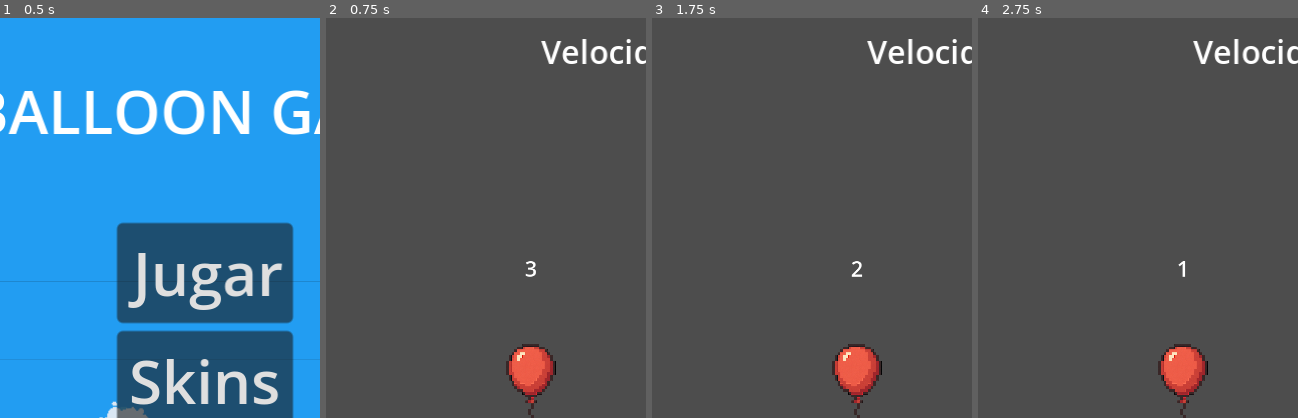
Above: before the commit, frames 1-4 (left to right).
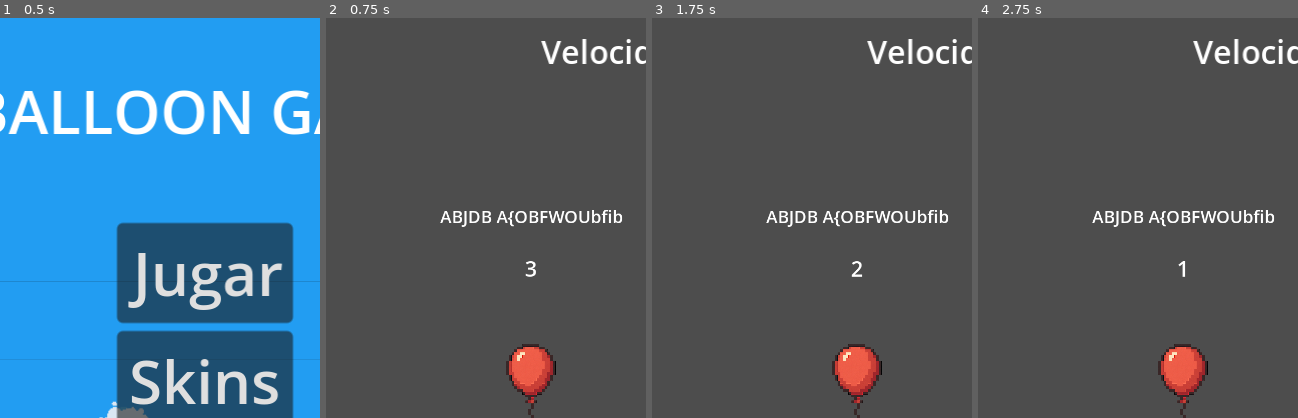
Above: after the commit, the same moments.

Repository: ALDAXITOALONE/BallonGame_Aldaxn_n_Bordoli
Game: Godot game, scene res://Escenas/menu.tscn
Same seed, same stepped clock (60 frames per second), same inputs: the game is played once before the commit and once after it. The project has no main scene, so this scene is started directly.
Inputs:
- Up to frame 1 (0.5 s): no input
- Up to frame 2 (0.75 s): click "Jugar" at 0.5 s
- Up to frame 3 (1.75 s): tap Enter at 1.25 s; hold Right (ui_right) from 1.28 s (still down); tap Space at 1.52 s
- Up to frame 4 (2.75 s): tap Space at 2, 2.27 s; release Right (ui_right) at 2.03 s; hold Left (ui_left) from 2.03 s (still down)
The pictures show only the part of the screen within x 18-68%, y 5-55%; the shares and areas given below are measured in that part.

Frame 1 is identical in both runs. In frame 2, 0.9% of the frame differs, in the area x 35-93%, y 48-53%; in frame 3, 0.9%; in frame 4, 0.9%.

Commit message:
Actualizacion

Diff:
--- a/Escenas/Niveles/nivel1.tscn
+++ b/Escenas/Niveles/nivel1.tscn
@@ -106,7 +106,7 @@
 position = Vector2(614, 667)
 
 [node name="Objeto2" parent="." instance=ExtResource("7_jwm0d")]
-position = Vector2(404, 132)
+position = Vector2(403, 132)
 
 [node name="Objeto3" parent="." instance=ExtResource("7_jwm0d")]
 position = Vector2(503, -338)
@@ -135,8 +135,8 @@
 
 [node name="Sprite2D" type="Sprite2D" parent="ParallaxBackground/ParallaxLayer"]
 texture_filter = 1
-position = Vector2(483.5, 655.75)
-scale = Vector2(1.12806, 1.53164)
+position = Vector2(301.5, 409.75)
+scale = Vector2(0.83702, 0.63164)
 texture = ExtResource("7_oncl5")
 
 [connection signal="area_entered" from="Area2D" to="Jugador" method="_on_area_2d_area_entered"]
--- a/Escenas/Niveles/nivel2.tscn
+++ b/Escenas/Niveles/nivel2.tscn
@@ -118,7 +118,7 @@
 position = Vector2(546, -74)
 
 [node name="CollisionShape2D" type="CollisionShape2D" parent="Area2D"]
-position = Vector2(11, -2053)
+position = Vector2(7, -2095)
 shape = SubResource("RectangleShape2D_3cpvv")
 
 [node name="TileMap" type="TileMap" parent="."]
@@ -135,8 +135,8 @@
 
 [node name="Sprite2D" type="Sprite2D" parent="ParallaxBackground/ParallaxLayer"]
 texture_filter = 1
-position = Vector2(483.5, 655.75)
-scale = Vector2(1.12806, 1.53164)
+position = Vector2(301.5, 409.75)
+scale = Vector2(0.83702, 0.63164)
 texture = ExtResource("7_gkqd0")
 
 [connection signal="area_entered" from="Area2D" to="Jugador" method="_on_area_2d_area_entered"]
--- a/Escenas/Niveles/nivel3.tscn
+++ b/Escenas/Niveles/nivel3.tscn
@@ -151,8 +151,8 @@
 
 [node name="Sprite2D" type="Sprite2D" parent="ParallaxBackground/ParallaxLayer"]
 texture_filter = 1
-position = Vector2(483.5, 655.75)
-scale = Vector2(1.12806, 1.53164)
+position = Vector2(301.5, 409.75)
+scale = Vector2(0.83702, 0.63164)
 texture = ExtResource("7_gdnbi")
 
 [connection signal="area_entered" from="Area2D" to="Jugador" method="_on_area_2d_area_entered"]
--- a/Escenas/Niveles/nivel4.tscn
+++ b/Escenas/Niveles/nivel4.tscn
@@ -106,12 +106,14 @@
 position = Vector2(546, -74)
 
 [node name="CollisionShape2D" type="CollisionShape2D" parent="Area2D"]
-position = Vector2(11, -2053)
+position = Vector2(11, -2101)
 shape = SubResource("RectangleShape2D_3cpvv")
 
-[node name="TileMap" type="TileMap" parent="."]
+[node name="Area2D2" type="Area2D" parent="."]
+position = Vector2(-27, -7)
+
+[node name="TileMap" type="TileMap" parent="Area2D2"]
 texture_repeat = 2
-position = Vector2(-27, -7)
 tile_set = SubResource("TileSet_eyj7l")
 format = 2
 layer_0/tile_data = PackedInt32Array(54, 196608, 0, 65590, 196608, 0, 131126, 196608, 0, 196662, 196608, 0, 262198, 196 …(117381 unchanged characters)…
@@ -123,9 +125,8 @@
 
 [node name="Sprite2D" type="Sprite2D" parent="ParallaxBackground/ParallaxLayer"]
 texture_filter = 1
-position = Vector2(483.5, 655.75)
-scale = Vector2(1.12806, 1.53164)
+position = Vector2(301.5, 409.75)
+scale = Vector2(0.83702, 0.63164)
 texture = ExtResource("7_mbtpk")
-metadata/_edit_lock_ = true
 
 [connection signal="area_entered" from="Area2D" to="Jugador" method="_on_area_2d_area_entered"]
--- a/Escenas/jugador.tscn
+++ b/Escenas/jugador.tscn
@@ -6,8 +6,8 @@
 [ext_resource type="PackedScene" uid="uid://duvgklhlmsa1v" path="res://Escenas/perdedor.tscn" id="4_38n7y"]
 
 [sub_resource type="CapsuleShape2D" id="CapsuleShape2D_6385t"]
-radius = 24.0
-height = 58.0
+radius = 22.0
+height = 44.0
 
 [sub_resource type="RectangleShape2D" id="RectangleShape2D_357g5"]
 size = Vector2(24, 22)
@@ -157,7 +157,7 @@
 texture = ExtResource("2_duioa")
 
 [node name="CollisionShape2D" type="CollisionShape2D" parent="."]
-position = Vector2(0, -8)
+position = Vector2(0, -12)
 shape = SubResource("CapsuleShape2D_6385t")
 one_way_collision_margin = 2.0
 
@@ -253,7 +253,26 @@
 
 [node name="Space" type="Timer" parent="."]
 
+[node name="Chocado" type="Timer" parent="."]
+wait_time = 5.0
+one_shot = true
+
+[node name="EmpezasteNivel" type="Label" parent="."]
+anchors_preset = 7
+anchor_left = 0.5
+anchor_top = 1.0
+anchor_right = 0.5
+anchor_bottom = 1.0
+offset_left = -20.0
+offset_top = -165.0
+offset_right = 20.0
+offset_bottom = -142.0
+grow_horizontal = 2
+grow_vertical = 0
+text = "ABJDB A{OBFWOUbfib"
+
 [connection signal="timeout" from="CuentaRegresiva" to="." method="_on_cuenta_regresiva_timeout"]
 [connection signal="timeout" from="perdedor" to="." method="_on_perdedor_timeout"]
 [connection signal="timeout" from="AumentoVelocidad" to="." method="_on_aumento_velocidad_timeout"]
 [connection signal="timeout" from="Space" to="." method="_on_space_timeout"]
+[connection signal="timeout" from="Chocado" to="." method="_on_chocado_timeout"]
--- a/Escenas/mapa.tscn
+++ b/Escenas/mapa.tscn
@@ -4,7 +4,7 @@
 [ext_resource type="PackedScene" uid="uid://nohiebf2u1dx" path="res://Escenas/jugador.tscn" id="1_n4tuw"]
 [ext_resource type="Texture2D" uid="uid://bhklupxuxqlpa" path="res://Assets/free-sky-with-clouds-background-pixel-art-set/Clouds/Clouds 1/4.png" id="3_8nkps"]
 [ext_resource type="Script" path="res://Scripts/parallax_layer.gd" id="3_k043s"]
-[ext_resource type="Texture2D" uid="uid://bnnx5bavw0xwk" path="res://Assets/free-sky-with-clouds-background-pixel-art-set/Clouds/Clouds 2/Tilesets/OverWorld.png" id="4_jqyvt"]
+[ext_resource type="Texture2D" uid="uid://bnnx5bavw0xwk" path="res://Assets/Tilesets/OverWorld.png" id="4_jqyvt"]
 [ext_resource type="PackedScene" uid="uid://puic6emtybl8" path="res://Escenas/pinchos.tscn" id="6_co3dq"]
 [ext_resource type="PackedScene" uid="uid://ddd2urpgxcmai" path="res://Escenas/objeto.tscn" id="7_xqv4n"]
 
--- a/Scripts/jugador.gd
+++ b/Scripts/jugador.gd
@@ -16,6 +16,7 @@
 var velocidad_mostrada = 0.0
 var yaArranco = false
 var spaceTimer = true
+
 
 func _ready():
 	var skin_actual = Global.skin
@@ -157,4 +158,10 @@
 
 
 func _on_area_2d_area_entered(area: Area2D) -> void:
+	Global.nivel += 1
+	$EmpezasteNivel.text = "Pasate al nivel " + str(Global.nivel)
 	get_tree().change_scene_to_file("res://Escenas/Niveles/nivel1.tscn")
+
+
+func _on_chocado_timeout() -> void:
+	recibirDaño(1)
--- a/Scripts/sprite_2d.gd
+++ b/Scripts/sprite_2d.gd
@@ -1,3 +1,5 @@
 extends Sprite2D
 
 var skin : Texture2D
+var nivel : int
+var vida : int
